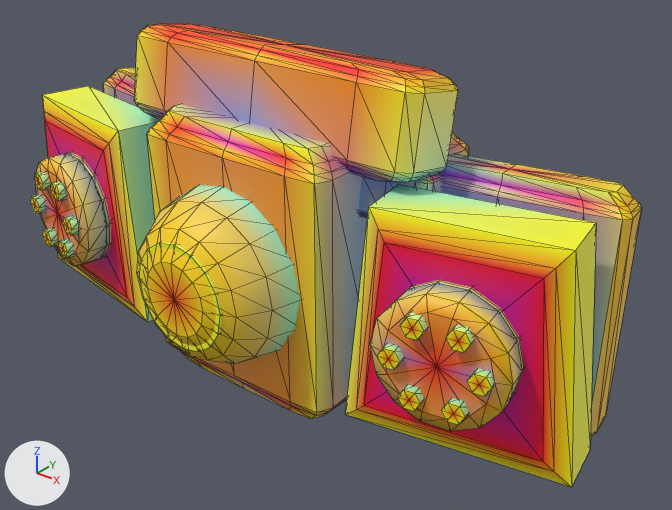
Renders of the glTF model models/parts/llm_gen_chest_armor_032_a8f79b.glb from each side of a commit.
The view is the same before and after, from a camera (50 mm lens) standing at (29.4, -37.9, 22.7) and looking at (3.2, -5.2, 2.4). Every picture has the same lights, and +X, +Y and +Z are marked at lower left. The first picture is the older version. Mesh edges are drawn as thin lines. Vertices at exactly the same position are counted once.

Names of what the first picture shows: 'adapter_pectoral_frame_l', 'adapter_pectoral_frame_r', 'adapter_sternum_collar_dark', 'addon_collar_gorget_5_titanium_silver', 'graft_collar_vent_7_psycho_emerald_r', 'mega_emitter_bell_1_psycho_emerald', 'mega_emitter_lens_2_optic_cyan', 'mega_housing_center_0_cobalt_anodized', 'rib_heatsink_fin_3_titanium_silver_l', 'rib_heatsink_fin_3_titanium_silver_r', 'servo_4_bolts_gold_l', 'servo_4_bolts_gold_r', 'servo_4_servo_accent_l', 'servo_4_servo_accent_r'.
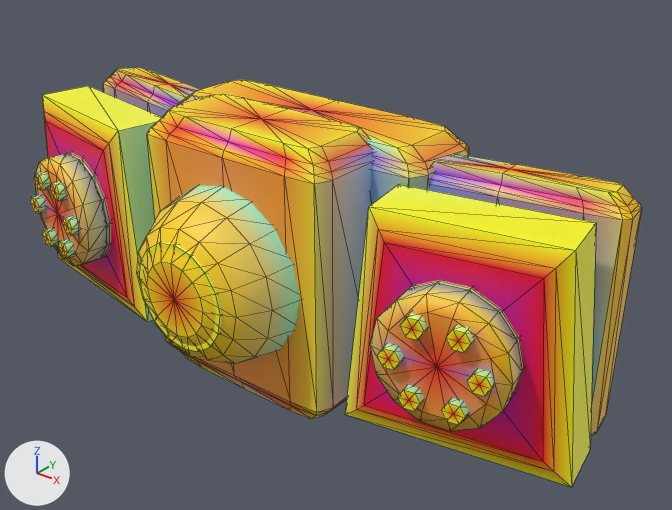
What differs and where, as boxes (x1, y1, x2, y2) in the pictures (672 x 510 px):
'addon_collar_gorget_5_titanium_silver', deleted
    before: (134, 23, 458, 182)
'graft_collar_vent_7_psycho_emerald_r', deleted
    before: (358, 173, 444, 218)
part 1 of me_adapter_sternum_collar_dark, recoloured
    before: (449, 133, 469, 156)
    after: (178, 80, 469, 206)
part 2 of me_adapter_pectoral_frame_r, recoloured
    before: (441, 154, 623, 227)
    after: (429, 154, 623, 227)
part 3 of me_mega_housing_center_0_cobalt_anodized, recoloured
    before: (168, 104, 367, 254)
    after: (168, 94, 374, 254)
part 4 of me_mega_emitter_bell_1_psycho_emerald, edited (looks the same)
    both: (161, 186, 300, 310)
part 5 of me_rib_heatsink_fin_3_titanium_silver_r, recoloured
    both: (369, 185, 596, 246)
part 6 of me_rib_heatsink_fin_3_titanium_silver_l, recoloured
    both: (43, 86, 160, 254)
'adapter_pectoral_frame_l', unchanged, uncovered by the edit
    before: (103, 67, 138, 107)
    after: (103, 67, 201, 117)

Edits to the bpy script that builds the scene:
```text
Change me_adapter_sternum_collar_dark:
    where me_adapter_sternum_collar_dark.from_pydata(...)  # 114 vertices, 224 faces; spans x -8.2..8.2, y -5.9..-0.5, z -4.4..8.8
    used by ob_adapter_sternum_collar_dark; location = (0.0, 0.0, 0.0)
    me_adapter_sternum_collar_dark part 1: 76 faces centred in x -8.2..8.2, y -5.9..-1.1, z -3.6..8.8 are repainted in the vertex colours, in many colours
Change me_adapter_pectoral_frame_r:
    where me_adapter_pectoral_frame_r.from_pydata(...)  # 114 vertices, 224 faces; spans x 5.34..17.06, y -6.14..-0.66, z -3.86..8.26
    used by ob_adapter_pectoral_frame_r; location = (0.0, 0.0, 0.0)
    me_adapter_pectoral_frame_r part 2: 69 faces centred in x 5.48..16.15, y -5.99..-1.73, z -3.69..8.23 are repainted in the vertex colours, in many colours
Change me_mega_housing_center_0_cobalt_anodized:
    where me_mega_housing_center_0_cobalt_anodized.from_pydata(...)  # 114 vertices, 224 faces; spans x -5.72..5.72, y -9.61..-4.2, z -4.9..9.3
    used by ob_mega_housing_center_0_cobalt_anodized; location = (0.0, 0.0, 0.0)
    me_mega_housing_center_0_cobalt_anodized part 3: 91 faces centred in x -5.72..5.72, y -9.17..-4.2, z -4.72..9.3 are repainted in the vertex colours, in many colours
Change me_mega_emitter_bell_1_psycho_emerald:
    where me_mega_emitter_bell_1_psycho_emerald.from_pydata(...)  # 66 vertices, 128 faces; spans x -4.58..4.58, y -13.14..-9.19, z -2.38..6.78
    used by ob_mega_emitter_bell_1_psycho_emerald; location = (0.0, 0.0, 0.0)
    me_mega_emitter_bell_1_psycho_emerald part 4: 16 faces centred in x -0.96..4.22, y -12.03..-9.82, z 2.73..6.52 are repainted in the vertex colours; the middle colour goes from yellow #f2d35c to yellow #f5d34f
Change me_rib_heatsink_fin_3_titanium_silver_r:
    where me_rib_heatsink_fin_3_titanium_silver_r.from_pydata(...)  # 26 vertices, 48 faces; spans x 6.48..17.64, y -9.53..-4.28, z -3.21..7.61
    used by ob_rib_heatsink_fin_3_titanium_silver_r; location = (0.0, 0.0, 0.0)
    me_rib_heatsink_fin_3_titanium_silver_r part 5: 5 faces centred in x 6.99..13.58, y -8.2..-5.14, z 0.4..7.61 are repainted in the vertex colours; the middle colour goes from green #c7ffaa to yellow #f1ff5c
Change me_rib_heatsink_fin_3_titanium_silver_l:
    where me_rib_heatsink_fin_3_titanium_silver_l.from_pydata(...)  # 26 vertices, 48 faces; spans x -17.64..-6.48, y -9.53..-4.28, z -3.21..7.61
    used by ob_rib_heatsink_fin_3_titanium_silver_l; location = (0.0, 0.0, 0.0)
    me_rib_heatsink_fin_3_titanium_silver_l part 6: 5 faces centred in x -13.58..-6.99, y -8.2..-5.14, z 0.4..7.61 are repainted in the vertex colours; the middle colour goes from green #cbffa4 to green #d5ff94
Remove ob_addon_collar_gorget_5_titanium_silver:
    ob_addon_collar_gorget_5_titanium_silver = bpy.data.objects.new('addon_collar_gorget_5_titanium_silver', me_addon_collar_gorget_5_titanium_silver)
    ob_addon_collar_gorget_5_titanium_silver.location = (0.0, 0.0, 0.0)
Remove ob_graft_collar_vent_7_psycho_emerald_r:
    ob_graft_collar_vent_7_psycho_emerald_r = bpy.data.objects.new('graft_collar_vent_7_psycho_emerald_r', me_graft_collar_vent_7_psycho_emerald_r)
    ob_graft_collar_vent_7_psycho_emerald_r.location = (0.0, 0.0, 0.0)
```
